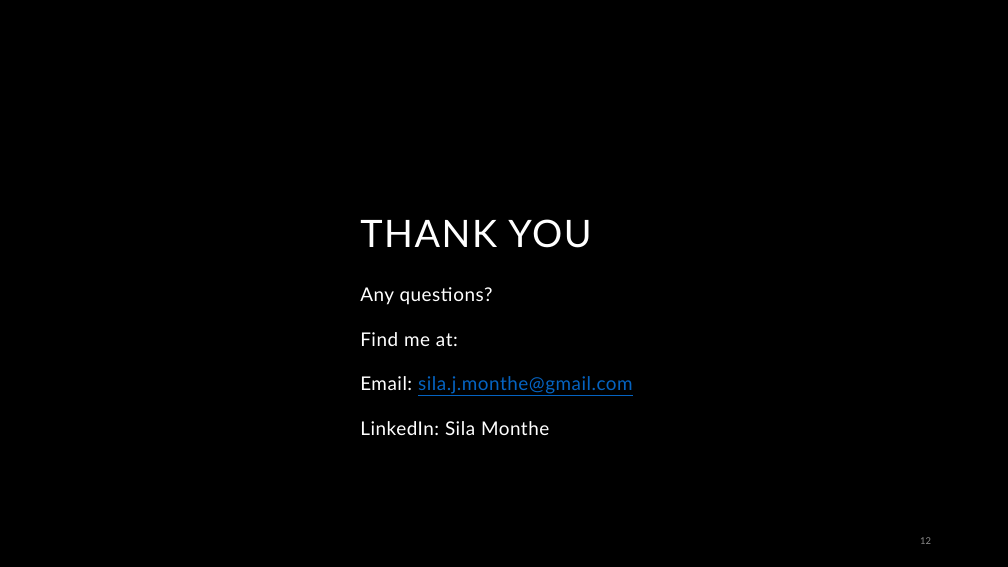
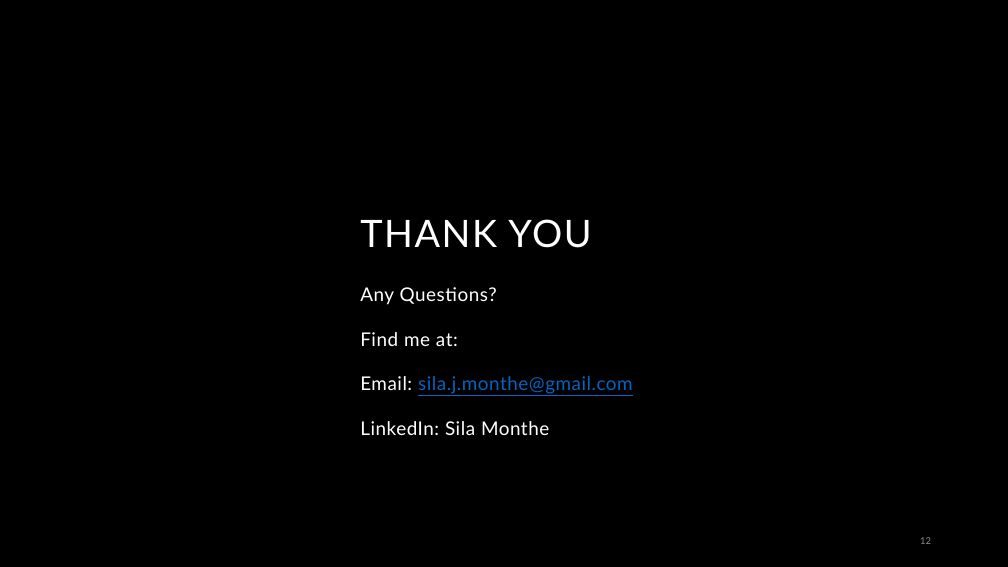
Before and after one commit to silam-art/dsc-phase-1-project-v3-Sila, a slide deck: slide 12 of Presentation.pptx. Drawn at 1008x567 pixels with LibreOffice and Linux fonts; fonts in the diff are those of the drawing; background and template pictures are left out. Boxes give left, top, right and bottom in pixels: in the first picture for what was removed or moved away, otherwise in the second. Text is boxed around its words. In the diff, an @@ line names an element or a change of style, - is before the commit and + after.

```diff
--- a/Presentation.pptx
+++ b/Presentation.pptx
@@ subtitle at (360,287,497,305): text changed @@
-Any questions?
+Any Questions?
```
Also in this commit, not shown: 3 other slides changed, 1 slide added, 1 slide removed, 1 other file.
